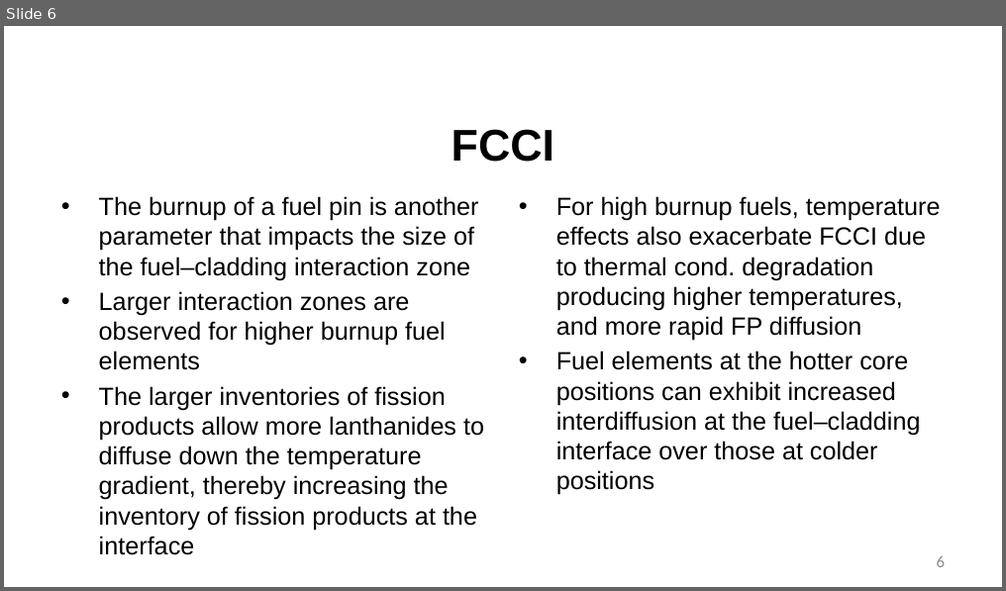
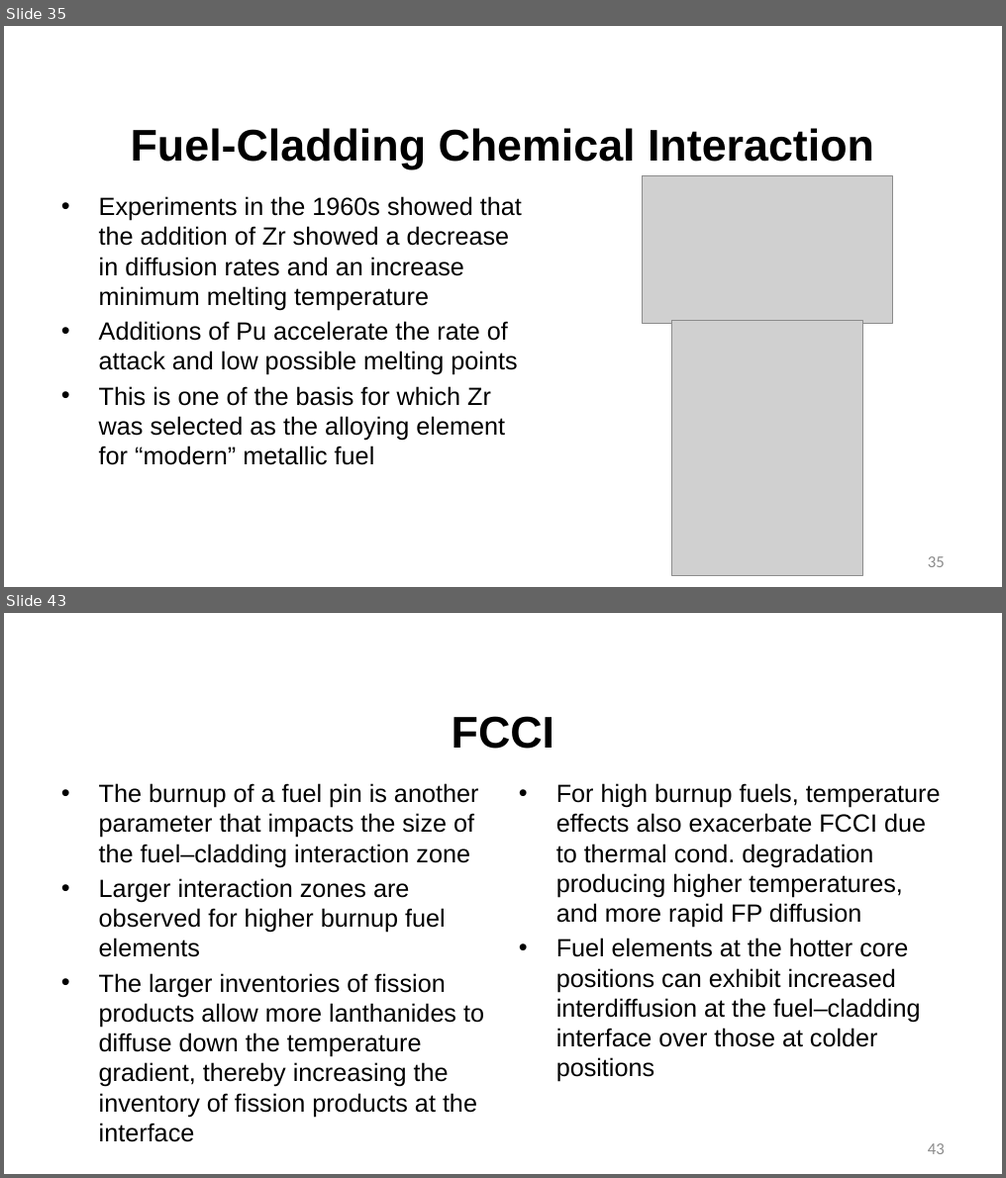
Before and after one commit to benbeeler/TEACHING, a slide deck: Advanced Reactor Materials/Fall2025/Lec9_SFRs.pptx. Shown one above the other, each under a label of ours: slide 6 before the commit, slides 35 and 43 after it; the slides between them are not shown. The pictures are 1006x591 and 1006x1178 pixels, drawn with LibreOffice and Linux fonts; fonts in the diff are those of the drawing; grey boxes stand for pictures; background and template pictures are left out. Boxes give left, top, right and bottom in pixels: in the first picture for what was removed or moved away, otherwise in the second. Text is boxed around its words. In the diff, an @@ line names an element or a change of style, - is before the commit and + after.

```diff
--- a/Advanced Reactor Materials/Fall2025/Lec9_SFRs.pptx
+++ b/Advanced Reactor Materials/Fall2025/Lec9_SFRs.pptx
@@ slide 35 added at <box>4,26,1002,587</box>, background #FFFFFF @@
@@ title added at <box>131,128,874,170</box>, 42.7 pt, text #000000, bold @@
+Fuel-Cladding Chemical Interaction
@@ text added at <box>99,196,522,466</box>, 24 pt, text #000000 @@
+• Experiments in the 1960s showed that the addition of Zr showed a decrease in diffusion rates and an increase minimum melting temperature
+• Additions of Pu accelerate the rate of attack and low possible melting points
+• This is one of the basis for which Zr was selected as the alloying element for “modern” metallic fuel
@@ picture added at <box>642,176,893,323</box> @@
@@ picture added at <box>672,321,862,576</box> @@
@@ page number added at <box>928,557,944,568</box>, 16 pt, text #8C8C8C @@
+35
@@ what was slide 6 is now slide 43 @@
@@ page number at <box>928,1144,944,1155</box>: text changed @@
-6
+43
```
Also in this commit, not shown: 4 slides changed, 38 other slides added, 30 slides removed, 27 other files.
